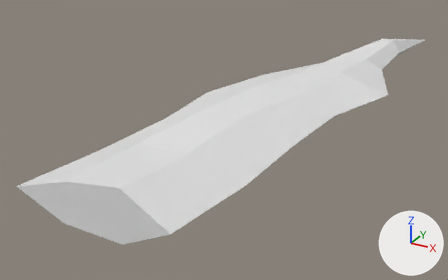
The glTF model godot/assets/waffen/modelle/messerklinge/t4_5.glb as it was, and as the next commit left it.
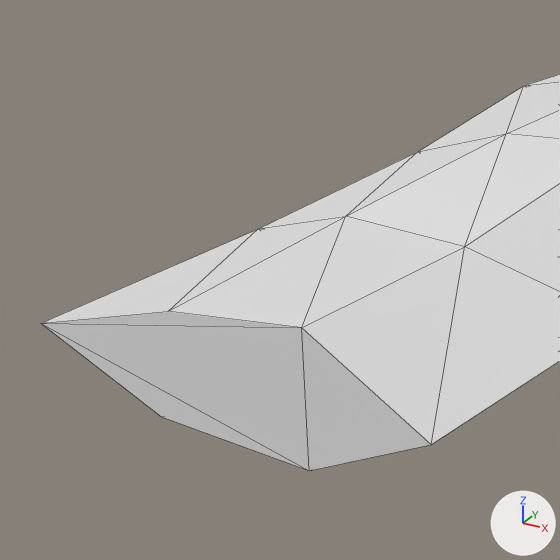
Each version is shown whole from a 50 mm lens placed at (0.1, -0.0245, 0.0833), pointed at (-0.0095, 0.1745, -0.0163), then close up on the part from 0% to 49% of the width and 21% to 100% of the height. The axes (+X, +Y, +Z) are drawn at lower right. The lights are the same throughout. The first two pictures are the older version. The close-ups show mesh edges as thin lines. Vertices at exactly the same position are counted once.

Objects in the first close-up: 'messerklinge_t4_5'.
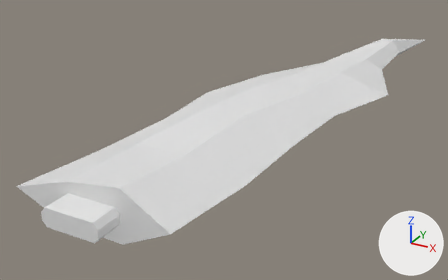
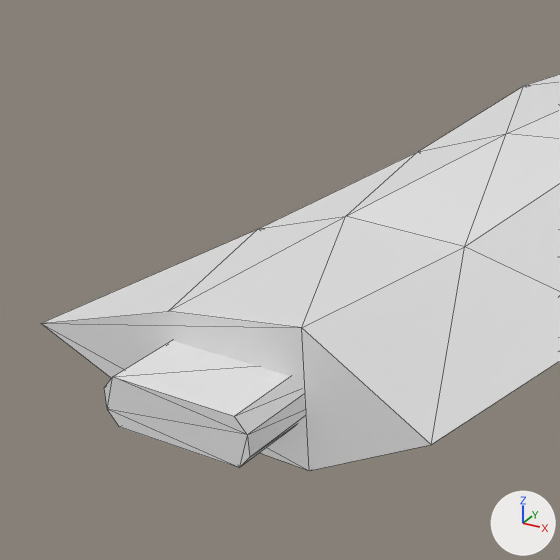
Changed parts and their boxes [x1, y1, x2, y2] in the close-ups (560 x 560 px):
part 1 of me_messerklinge_t4_5, added
    after: [104, 341, 305, 468]

Diff of the bpy script that builds the scene:
```diff
--- a/godot/assets/waffen/modelle/messerklinge/t4_5.glb.py
+++ b/godot/assets/waffen/modelle/messerklinge/t4_5.glb.py
@@ me_messerklinge_t4_5 @@
 # used by ob_messerklinge_t4_5; location = (0.0, 0.0, 0.0)
-me_messerklinge_t4_5.from_pydata(...)  # 43 vertices, 82 faces; spans x -0.028..0.044, y 0.085..0.309, z -0.009..0.009
+me_messerklinge_t4_5.from_pydata(...)  # 59 vertices, 110 faces; spans x -0.028..0.044, y 0.076..0.309, z -0.009..0.009
+# me_messerklinge_t4_5 part 1: a new loose piece of 16 vertices spanning x -0.009..0.009, y 0.076..0.088, z -0.003..0.003, in mat_eis (white #e7e7e7)
 me_messerklinge_t4_5.materials.append(mat_eis)
```
